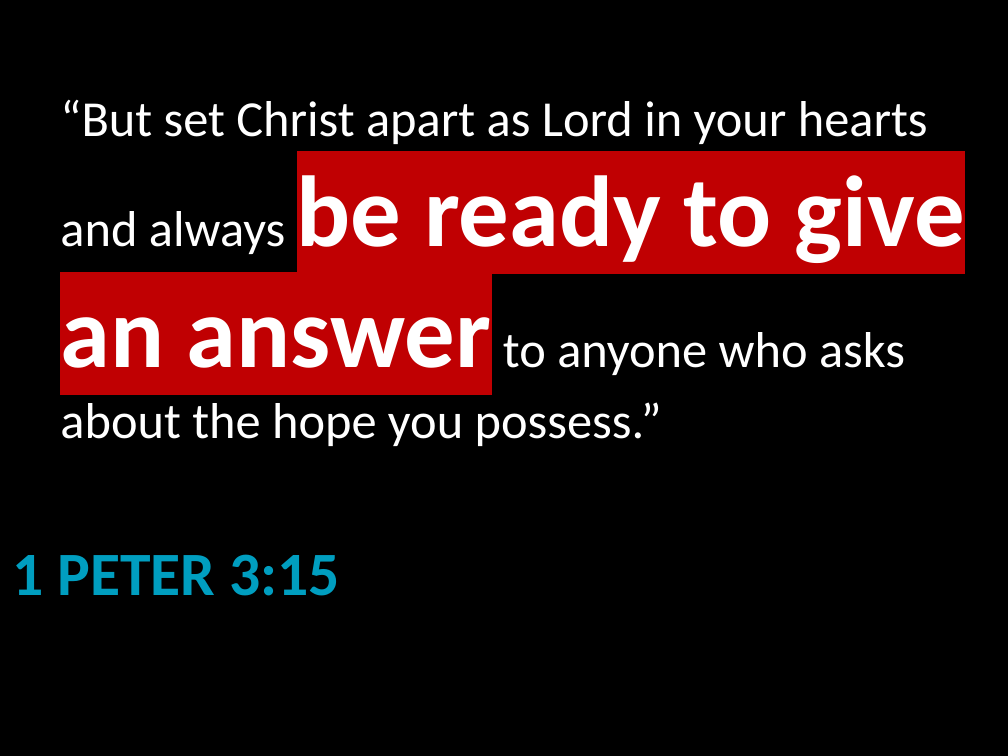
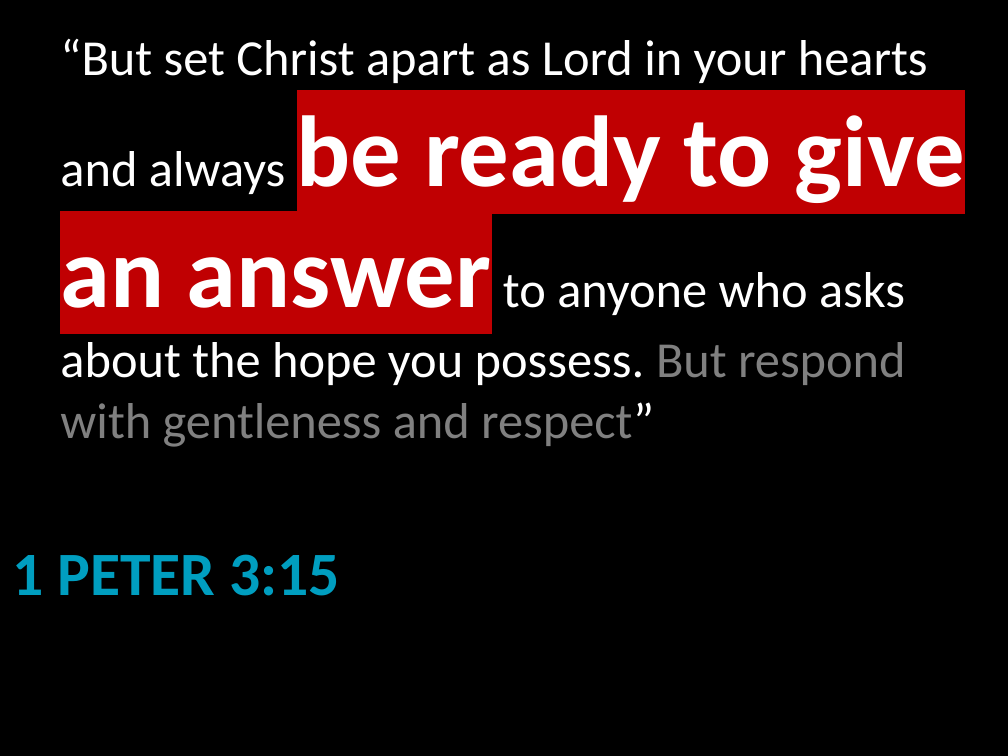
Before and after one commit to LukeMurphey/Ai1L, a slide deck: slide 8 of companion-website/public/files/3. Ambassadors for Christ.pptx. Drawn at 1008x756 pixels with LibreOffice and Linux fonts; fonts in the diff are those of the drawing. Boxes give left, top, right and bottom in pixels: in the first picture for what was removed or moved away, otherwise in the second. Text is boxed around its words. In the diff, an @@ line names an element or a change of style, - is before the commit and + after.

Commit message:
Updating the slides

```diff
--- a/companion-website/public/files/3. Ambassadors for Christ.pptx
+++ b/companion-website/public/files/3. Ambassadors for Christ.pptx
@@ title at [60,39,965,447]: text changed @@
-“But set Christ apart as Lord in your hearts and always be ready to give an answer to anyone who asks about the hope you possess.”
+“But set Christ apart as Lord in your hearts and always be ready to give an answer to anyone who asks about the hope you possess. But respond with gentleness and respect”
```
Also in this commit, not shown: 1 other slide changed, 1 slide added.
